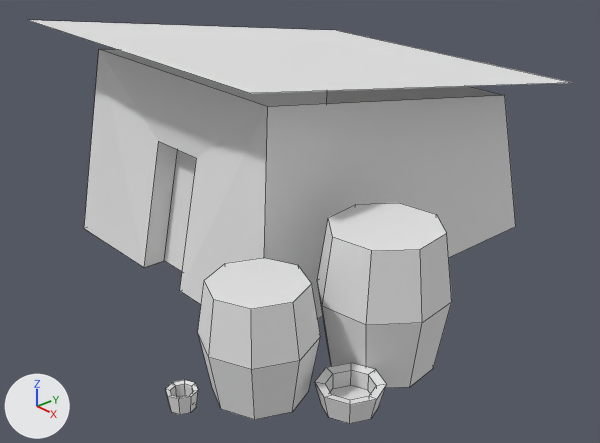
The Blender file ART/Models/CasaFuturista/CasaFuturista.blend as it was, and as the next commit left it.
Before and after are seen from a camera (50 mm lens) standing at (7.27, -6.5, 4.42) and looking at (0.79, -0.79, 0.5). Arrows for +X, +Y and +Z are at lower left; the lights stay in place. Mesh edges are drawn as thin lines.
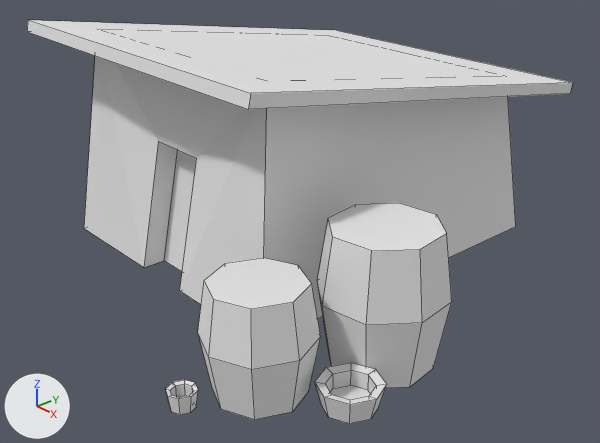
The change in detail:
me_cube has 164 vertices, 118 faces and spans x -2.06..3.34, y -3.43..2.48, z -0.15..2.57.
me_cube is used by ob_cube; location (0.0, 0.0, 0.0).
Verts and faces of me_cube; kept vertices keep their numbers, new ones are numbered from 164.
Before the commit, vertices of me_cube: 4 (-1.55, 1.84, 1.65), 5 (1.56, 1.84, 1.65) at pixel (504, 95), 6 (1.56, -1.85, 2.23) at pixel (267, 106), 7 (-1.55, -1.85, 2.23) at pixel (98, 49), 8 (-2.06, 2.48, 1.8) at pixel (336, 30).
Before the commit, vertices of me_cube: 9 (2.07, 2.48, 1.8) at pixel (572, 82), 10 (-2.06, -2.45, 2.57) at pixel (27, 19), 11 (2.07, -2.45, 2.57) at pixel (250, 93).
Part 1, on me_cube:
Vertex 4 moves to (-1.55, 1.84, 1.88), pixel (329, 35).
Vertex 5 moves to (1.56, 1.84, 1.88).
Vertex 6 moves to (1.56, -1.85, 2.47).
Vertex 7 moves to (-1.55, -1.85, 2.47).
New vertex 164 is at (-2.06, 2.45, 1.67).
New vertex 165 is at (2.07, 2.45, 1.67), pixel (570, 93).
New vertex 166 is at (-2.06, -2.47, 2.44), pixel (27, 31).
New vertex 167 is at (2.07, -2.47, 2.44), pixel (248, 109).
New faces: (164, 165, 167, 166), (9, 11, 167, 165), (8, 9, 165, 164), (10, 166, 167, 11), (8, 164, 166, 10).

Pixel boxes [x1, y1, x2, y2] of what changed, in the pictures (600 x 443 px):
'Cube', reshaped: before [29, 20, 573, 424]; after [27, 20, 573, 424]
part 1 of me_cube, built on: before [84, 50, 516, 318]; after [27, 20, 573, 318]
